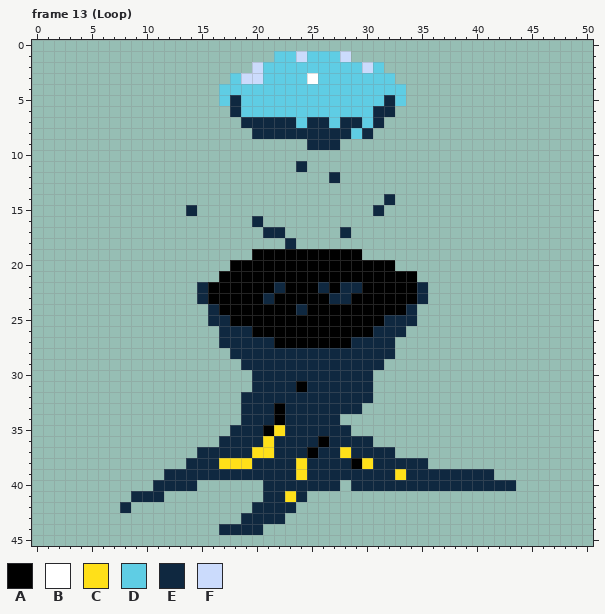
Pixel-art file: World/Entities/Plants/DarkPlant/plant-dark-eye.aseprite. This is how it looked before the edit.
51x46 pixels, 17 frames. Shown: frame 13 (Loop). The commit also changed other frames, which this record leaves out.
Visible layers, top first: "Layer 3", "Layer 1".
Palette (. is transparent): A #000000  B #ffffff  C #ffe019  D #5fcde4  E #0f2840  F #cbdbfc
Pixels before, frame 13 (Loop), first column x 8:
 1 ..............DDFDDDF...............
 2 ............FDDDDDDDDDFD............
 3 ..........DFFDDDDBDDDDDDD...........
 4 .........DDDDDDDDDDDDDDDDD..........
 5 .........DEDDDDDDDDDDDDDED..........
 6 ..........EDDDDDDDDDDDDEE...........
 7 ...........EEEEEDEEDEEDE............
 8 ............EEEEEEEEEDE.............
 9 .................EEE................
10 ....................................
11 ................E...................
12 ...................E................
13 ....................................
14 ........................E...........
15 ......E................E............
16 ............E.......................
17 .............EE.....E...............
18 ...............E....................
19 ............AAAAAAAAAA..............
20 ..........AAAAAAAAAAAAAAA...........
21 .........AAAAAAAAAAAAAAAAAA.........
22 .......EAAAAAAEAAAEAEEAAAAAE........
23 .......EAAAAAEAAAAAEEAAAAAAE........
24 ........EAAAAAAAEAAAAAAAAAE.........
25 ........EEAAAAAAAAAAAAAAEEE.........
26 .........EEEAAAAAAAAAAAEEE..........
27 .........EEEEEAAAAAAAEEEE...........
28 ..........EEEEEEEEEEEEEEE...........
29 ...........EEEEEEEEEEEEE............
30 ............EEEEEEEEEEE.............
31 ............EEEEAEEEEEE.............
32 ...........EEEEEEEEEEEE.............
33 ...........EEEAEEEEEEE..............
34 ...........EEEAEEEEE................
35 ..........EEEACEEEEEE...............
36 .........EEEECEEEEAEEEE.............
37 .......EEEEECCEEEAEECEEEE...........
38 ......EEECCCEEEECEEEEACEEEEE........
39 ....EEEEEEEEEEEECEEEEEEEECEEEEEEEE..
40 ...EEEE......EEEEEEE.EEEEEEEEEEEEEEE
41 .EEE.........EECE...................
42 E...........EEEE....................
43 ...........EEEE.....................
44 .........EEEE.......................
The same view after the edit:
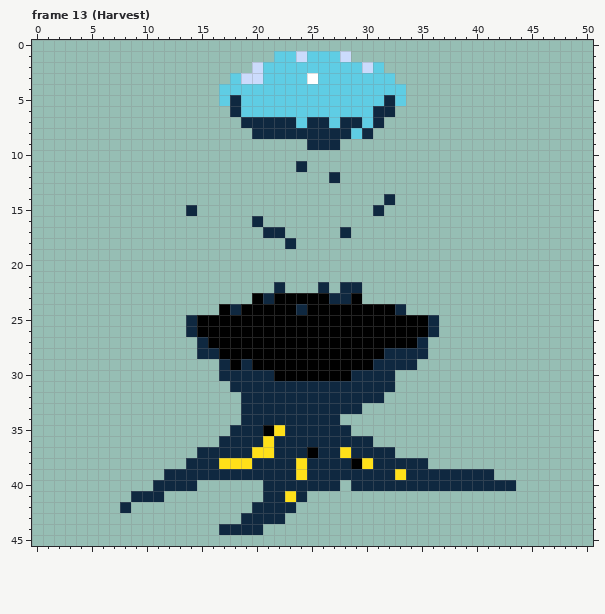
What changed:
Frame 13 (Harvest), layer "Layer 1":
The author put colour A in row 25 at x 15 and 35; in row 26 at x 15 to 16 and 34 to 35; in row 27 at x 16 and 33 to 34; in row 28 at x 17; in row 29 at x 18.
Colour E becomes colour A in row 25 at x 16 to 17 and 32 to 34; in row 26 at x 17 to 19 and 31 to 33; in row 27 at x 17 to 21 and 29 to 32; in row 28 at x 18 to 31; in row 29 at x 20 to 30; in row 30 at x 22 to 28.
The author put colour E in rows 25 to 26 at x 14 and 36; in row 27 at x 15 and 35; in row 28 at x 15 to 16 and 33 to 35; in row 29 at x 17 and 32 to 34; in row 30 at x 17 to 19 and 31 to 32; in row 31 at x 18 to 19 and 31 to 32.
The author put colour E in row 32 at x 31.
Colour A becomes colour E in row 24 at x 18 and 33; in row 31 at x 24; in rows 33 to 34 at x 22; in row 36 at x 26.
Colour A is removed in row 19 at x 20 to 29; in row 20 at x 18 to 32; in row 21 at x 17 to 34; in row 22 at x 16 to 21, 23 to 25, 27 and 30 to 34; in row 23 at x 16 to 19 and 30 to 34.
Colour E is removed in rows 22 to 23 at x 15 and 35; in row 24 at x 16 and 34.
Pixel boxes of the changes (left, top, right, bottom) in both pictures:
changed: (186, 249, 439, 447)
